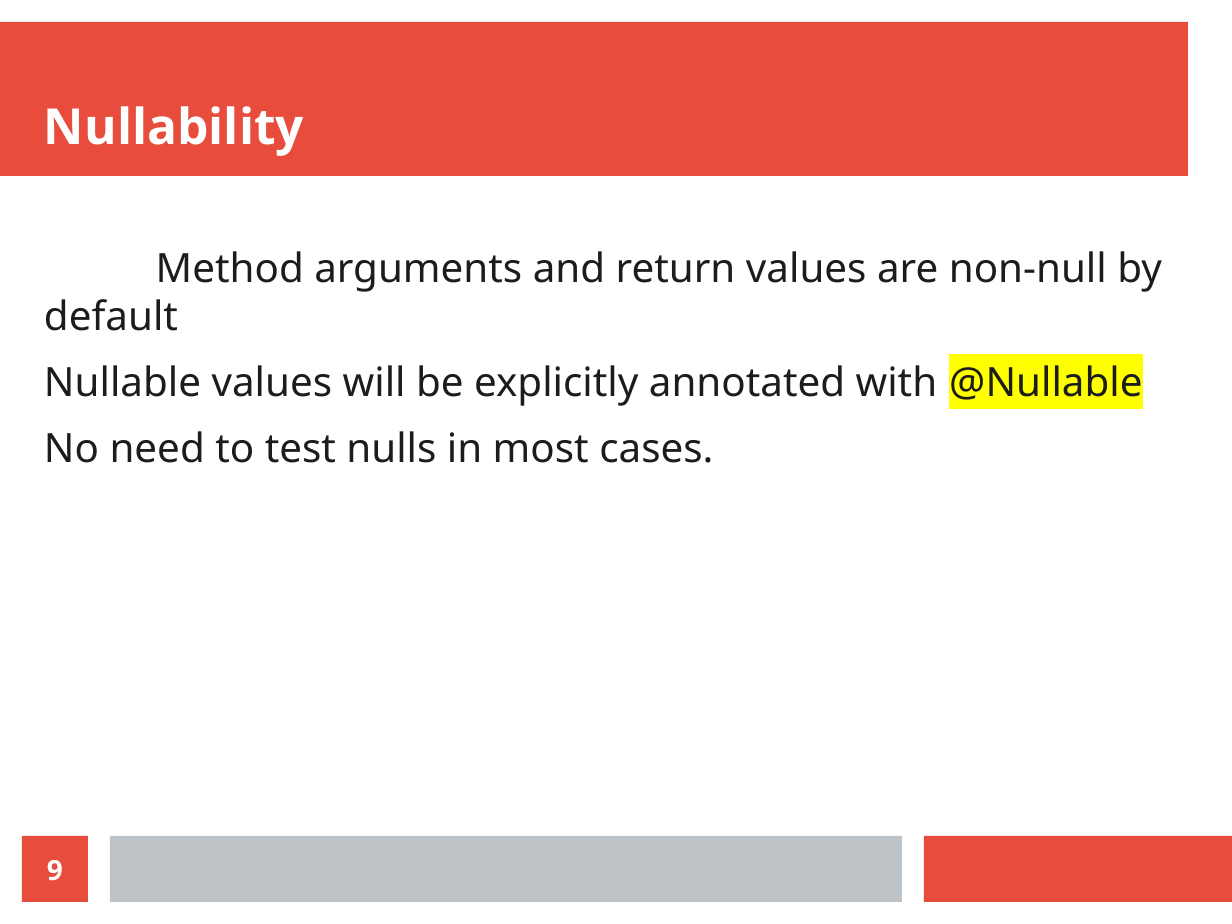
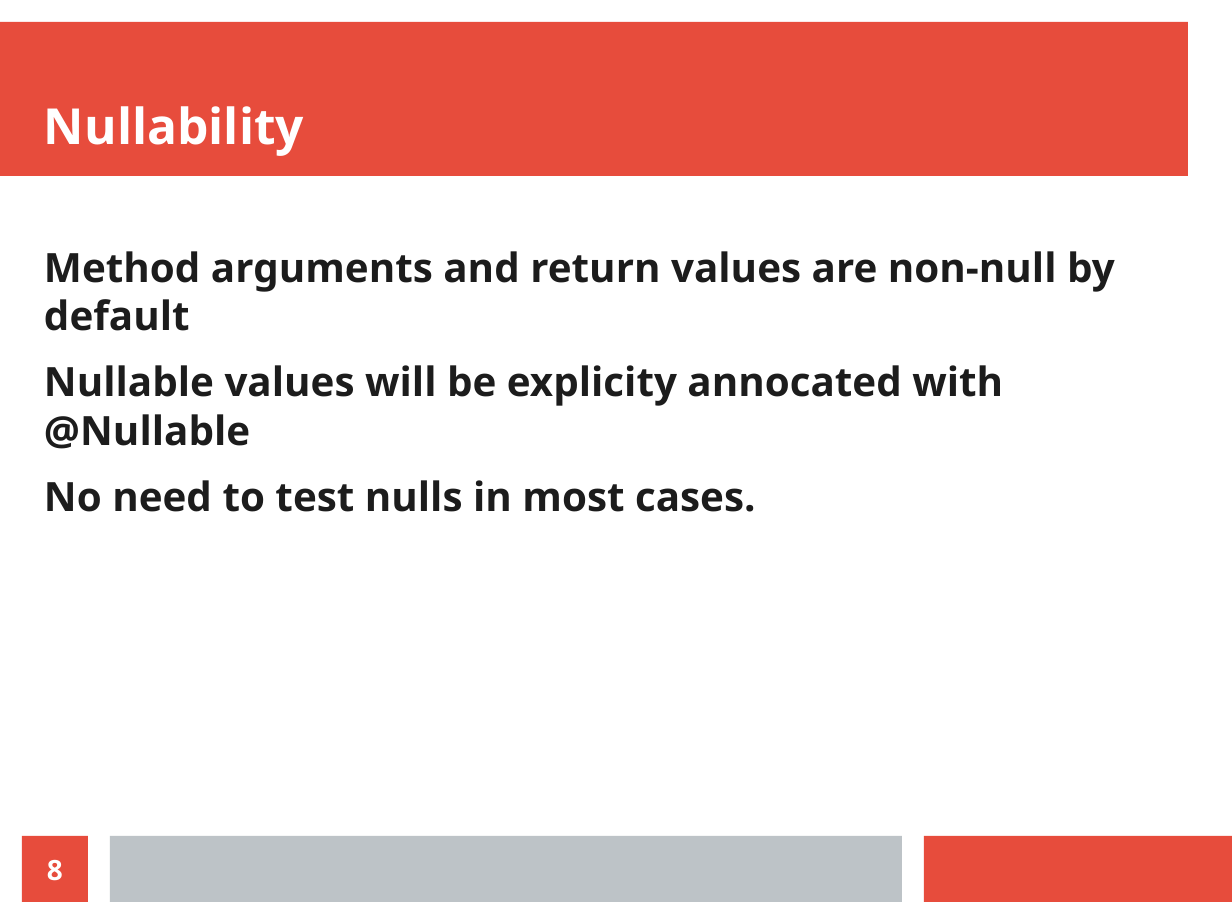
Before and after one commit to DineshArumug/Visteon_JUnit, a slide deck: slide 8 of Unit testing'.odp (slide 9 before the commit). Drawn at 1232x924 pixels with LibreOffice and Linux fonts; fonts in the diff are those of the drawing. Boxes give left, top, right and bottom in pixels: in the first picture for what was removed or moved away, otherwise in the second. Text is boxed around its words. In the diff, an @@ line names an element or a change of style, - is before the commit and + after.

```diff
--- a/Unit testing'.odp
+++ b/Unit testing'.odp
@@ text at [44, 251, 1115, 512]: bold on in "Method arguments and return values are non-null ...", "No need to test nulls in most ..." @@
@@ text at [44, 365, 1003, 449]: text changed; bold on @@
-Nullable values will be explicitly annotated with @Nullable
+Nullable values will be explicity annocated with @Nullable
@@ page number at [47, 860, 63, 881]: text changed @@
-9
+8
```
Also in this commit, not shown: 11 other slides changed, 1 slide removed, 2 other files.
